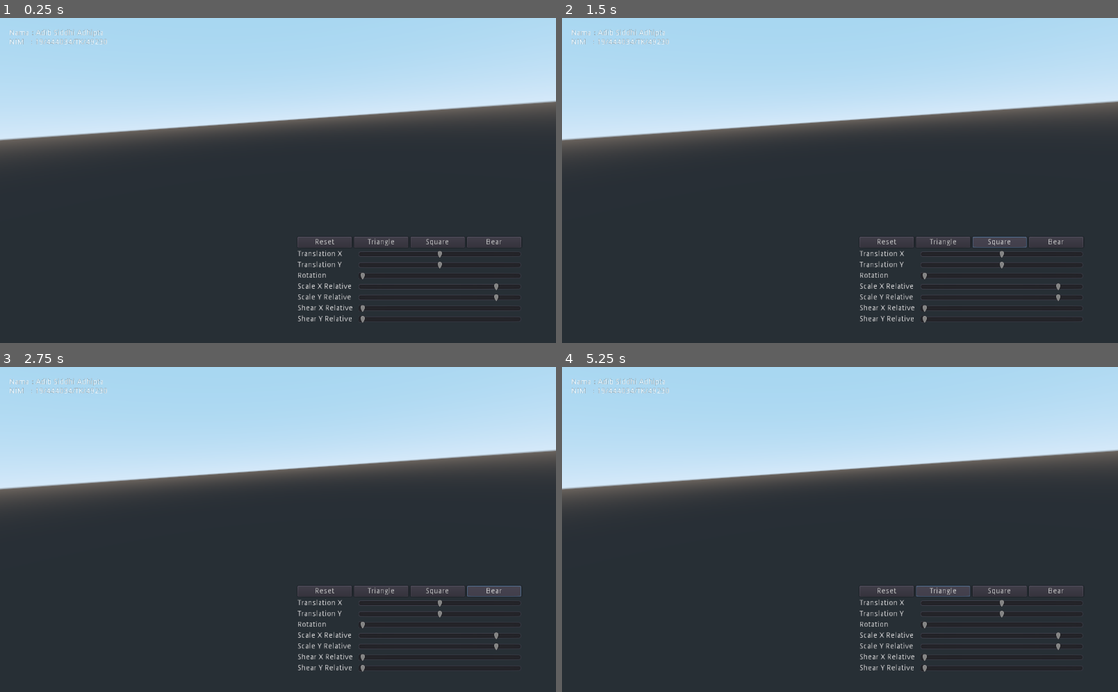
Above: before the commit, frames 1-4 (two rows, left to right).
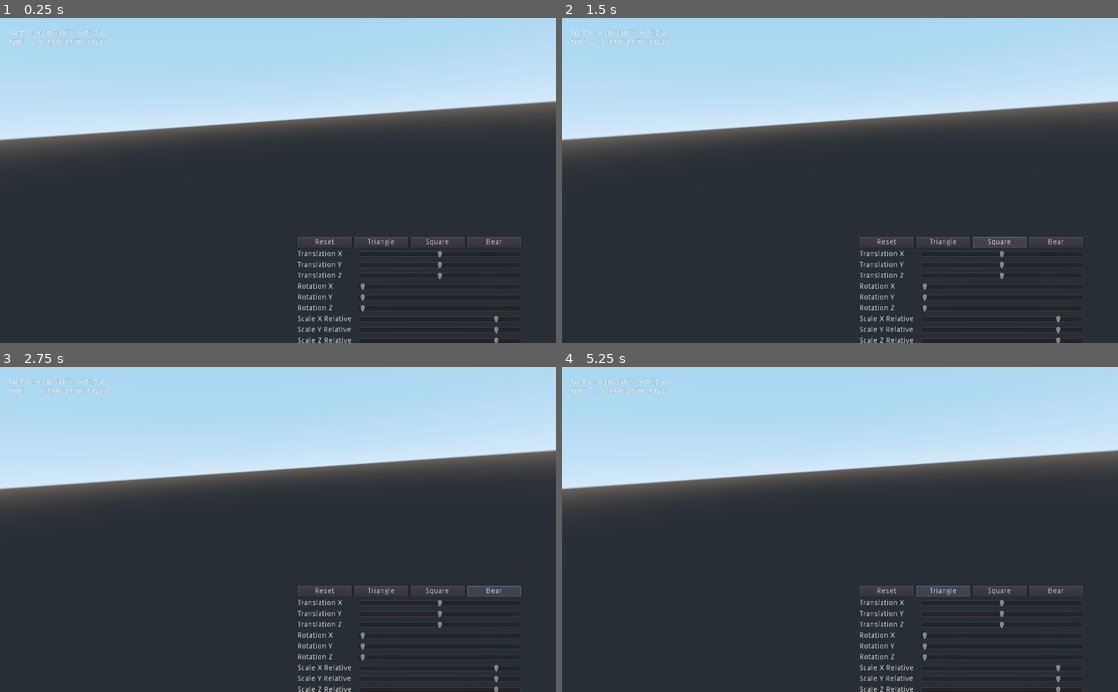
Above: after the commit, the same moments.

Repository: lan666as/ApesBersama
Game: Godot game, scene res://TVG3D.tscn
Same seed, same stepped clock (60 frames per second), same inputs: the game is played once before the commit and once after it.
Inputs:
- Up to frame 1 (0.25 s): no input
- Up to frame 2 (1.5 s): click "Triangle" at 0.5 s; click "Square" at 1.25 s
- Up to frame 3 (2.75 s): click "Bear" at 2 s
- Up to frame 4 (5.25 s): click "Triangle" at 2.75 s; click "Square" at 3.5 s; click "Bear" at 4.25 s; click "Triangle" at 5 s

The runs differ from the first frame. In frame 1, 0.7% of the frame differs, in the area x 53-90%, y 78-100%; in frame 2, 0.7%; in frame 3, 0.7%; in frame 4, 0.7%.
Error before the commit: Attempt to call function 'triangle' in base 'null instance' on a null instance. (res://Hud.gd:34)
Error after the commit: Invalid call. Nonexistent function 'triangle' in base 'Spatial (TVG3D.gd)'. (res://Hud.gd:51)

Commit message:
add transform functions

Diff:
--- a/Hud.gd
+++ b/Hud.gd
@@ -1,7 +1,7 @@
 extends Control
 
 export(NodePath) var DrawingPath
-onready var Drawing: Node2D = get_node(DrawingPath)
+onready var Drawing: Spatial = get_node(DrawingPath)
 
 func _ready():
 	pass
@@ -12,8 +12,19 @@
 func _on_TranslationSY_value_changed(value):
 	Drawing.change_translation_y(value)
 
-func _on_RotS_value_changed(value: float):
-	Drawing.rotate(value)
+func _on_TranslationSZ_value_changed(value):
+	pass # Replace with function body.
+
+func _on_RotSX_value_changed(value):
+	pass # Replace with function body.
+
+
+func _on_RotSY_value_changed(value):
+	pass # Replace with function body.
+
+
+func _on_RotSZ_value_changed(value):
+	pass # Replace with function body.
 
 func _on_ScaleSX_value_changed(value: float):
 	Drawing.change_scale_x(value)
@@ -21,11 +32,17 @@
 func _on_ScaleSY_value_changed(value: float):
 	Drawing.change_scale_y(value)
 
+func _on_ScaleSZ_value_changed(value):
+	pass # Replace with function body.
+
 func _on_ShearSX_value_changed(value):
 	Drawing.change_shear_x(value)
 
 func _on_ShearSY_value_changed(value):
 		Drawing.change_shear_y(value)
+
+func _on_ShearSZ_value_changed(value):
+	pass # Replace with function body.
 
 func _on_Reset_pressed():
 	get_tree().reload_current_scene()
--- a/Hud.tscn
+++ b/Hud.tscn
@@ -70,7 +70,7 @@
 [node name="GridContainer" type="GridContainer" parent="VBoxContainer"]
 margin_top = 24.0
 margin_right = 412.0
-margin_bottom = 160.0
+margin_bottom = 260.0
 custom_constants/vseparation = 4
 custom_constants/hseparation = 10
 columns = 2
@@ -104,32 +104,77 @@
 value = 50.0
 rounded = true
 
+[node name="Label8" type="Label" parent="VBoxContainer/GridContainer"]
+margin_top = 41.0
+margin_right = 102.0
+margin_bottom = 55.0
+text = "Translation Z"
+
+[node name="TranslationSZ" type="HSlider" parent="VBoxContainer/GridContainer"]
+margin_left = 112.0
+margin_top = 40.0
+margin_right = 412.0
+margin_bottom = 56.0
+rect_min_size = Vector2( 300, 0 )
+value = 50.0
+rounded = true
+
 [node name="Label2" type="Label" parent="VBoxContainer/GridContainer"]
-margin_top = 41.0
-margin_right = 102.0
-margin_bottom = 55.0
-text = "Rotation"
-
-[node name="RotS" type="HSlider" parent="VBoxContainer/GridContainer"]
-margin_left = 112.0
-margin_top = 40.0
-margin_right = 412.0
-margin_bottom = 56.0
+margin_top = 61.0
+margin_right = 102.0
+margin_bottom = 75.0
+text = "Rotation X"
+
+[node name="RotSX" type="HSlider" parent="VBoxContainer/GridContainer"]
+margin_left = 112.0
+margin_top = 60.0
+margin_right = 412.0
+margin_bottom = 76.0
 rect_min_size = Vector2( 300, 0 )
 max_value = 360.0
 rounded = true
 
+[node name="Label9" type="Label" parent="VBoxContainer/GridContainer"]
+margin_top = 81.0
+margin_right = 102.0
+margin_bottom = 95.0
+text = "Rotation Y"
+
+[node name="RotSY" type="HSlider" parent="VBoxContainer/GridContainer"]
+margin_left = 112.0
+margin_top = 80.0
+margin_right = 412.0
+margin_bottom = 96.0
+rect_min_size = Vector2( 300, 0 )
+max_value = 360.0
+rounded = true
+
+[node name="Label10" type="Label" parent="VBoxContainer/GridContainer"]
+margin_top = 101.0
+margin_right = 102.0
+margin_bottom = 115.0
+text = "Rotation Z"
+
+[node name="RotSZ" type="HSlider" parent="VBoxContainer/GridContainer"]
+margin_left = 112.0
+margin_top = 100.0
+margin_right = 412.0
+margin_bottom = 116.0
+rect_min_size = Vector2( 300, 0 )
+max_value = 360.0
+rounded = true
+
 [node name="Label3" type="Label" parent="VBoxContainer/GridContainer"]
-margin_top = 61.0
-margin_right = 102.0
-margin_bottom = 75.0
+margin_top = 121.0
+margin_right = 102.0
+margin_bottom = 135.0
 text = "Scale X Relative"
 
 [node name="ScaleSX" type="HSlider" parent="VBoxContainer/GridContainer"]
 margin_left = 112.0
-margin_top = 60.0
-margin_right = 412.0
-margin_bottom = 76.0
+margin_top = 120.0
+margin_right = 412.0
+margin_bottom = 136.0
 rect_min_size = Vector2( 300, 0 )
 min_value = 0.01
 max_value = 2.0
@@ -138,16 +183,16 @@
 exp_edit = true
 
 [node name="Label6" type="Label" parent="VBoxContainer/GridContainer"]
-margin_top = 81.0
-margin_right = 102.0
-margin_bottom = 95.0
+margin_top = 141.0
+margin_right = 102.0
+margin_bottom = 155.0
 text = "Scale Y Relative"
 
 [node name="ScaleSY" type="HSlider" parent="VBoxContainer/GridContainer"]
 margin_left = 112.0
-margin_top = 80.0
-margin_right = 412.0
-margin_bottom = 96.0
+margin_top = 140.0
+margin_right = 412.0
+margin_bottom = 156.0
 rect_min_size = Vector2( 300, 0 )
 min_value = 0.01
 max_value = 2.0
@@ -155,32 +200,65 @@
 value = 1.0
 exp_edit = true
 
+[node name="Label11" type="Label" parent="VBoxContainer/GridContainer"]
+margin_top = 161.0
+margin_right = 102.0
+margin_bottom = 175.0
+text = "Scale Z Relative"
+
+[node name="ScaleSZ" type="HSlider" parent="VBoxContainer/GridContainer"]
+margin_left = 112.0
+margin_top = 160.0
+margin_right = 412.0
+margin_bottom = 176.0
+rect_min_size = Vector2( 300, 0 )
+min_value = 0.01
+max_value = 2.0
+step = 0.01
+value = 1.0
+exp_edit = true
+
 [node name="Label4" type="Label" parent="VBoxContainer/GridContainer"]
-margin_top = 101.0
-margin_right = 102.0
-margin_bottom = 115.0
+margin_top = 181.0
+margin_right = 102.0
+margin_bottom = 195.0
 text = "Shear X Relative"
 
 [node name="ShearSX" type="HSlider" parent="VBoxContainer/GridContainer"]
 margin_left = 112.0
-margin_top = 100.0
-margin_right = 412.0
-margin_bottom = 116.0
+margin_top = 180.0
+margin_right = 412.0
+margin_bottom = 196.0
 rect_min_size = Vector2( 300, 0 )
 max_value = 3.0
 step = 0.1
 
 [node name="Label7" type="Label" parent="VBoxContainer/GridContainer"]
-margin_top = 121.0
-margin_right = 102.0
-margin_bottom = 135.0
+margin_top = 201.0
+margin_right = 102.0
+margin_bottom = 215.0
 text = "Shear Y Relative"
 
 [node name="ShearSY" type="HSlider" parent="VBoxContainer/GridContainer"]
 margin_left = 112.0
-margin_top = 120.0
-margin_right = 412.0
-margin_bottom = 136.0
+margin_top = 200.0
+margin_right = 412.0
+margin_bottom = 216.0
+rect_min_size = Vector2( 300, 0 )
+max_value = 3.0
+step = 0.1
+
+[node name="Label12" type="Label" parent="VBoxContainer/GridContainer"]
+margin_top = 221.0
+margin_right = 102.0
+margin_bottom = 235.0
+text = "Shear Z Relative"
+
+[node name="ShearSZ" type="HSlider" parent="VBoxContainer/GridContainer"]
+margin_left = 112.0
+margin_top = 220.0
+margin_right = 412.0
+margin_bottom = 236.0
 rect_min_size = Vector2( 300, 0 )
 max_value = 3.0
 step = 0.1
@@ -190,8 +268,13 @@
 [connection signal="pressed" from="VBoxContainer/HBoxContainer/Bear" to="." method="_on_Bear_pressed"]
 [connection signal="value_changed" from="VBoxContainer/GridContainer/TranslationSX" to="." method="_on_TranslationSX_value_changed"]
 [connection signal="value_changed" from="VBoxContainer/GridContainer/TranslationSY" to="." method="_on_TranslationSY_value_changed"]
-[connection signal="value_changed" from="VBoxContainer/GridContainer/RotS" to="." method="_on_RotS_value_changed"]
+[connection signal="value_changed" from="VBoxContainer/GridContainer/TranslationSZ" to="." method="_on_TranslationSZ_value_changed"]
+[connection signal="value_changed" from="VBoxContainer/GridContainer/RotSX" to="." method="_on_RotSX_value_changed"]
+[connection signal="value_changed" from="VBoxContainer/GridContainer/RotSY" to="." method="_on_RotSY_value_changed"]
+[connection signal="value_changed" from="VBoxContainer/GridContainer/RotSZ" to="." method="_on_RotSZ_value_changed"]
 [connection signal="value_changed" from="VBoxContainer/GridContainer/ScaleSX" to="." method="_on_ScaleSX_value_changed"]
 [connection signal="value_changed" from="VBoxContainer/GridContainer/ScaleSY" to="." method="_on_ScaleSY_value_changed"]
+[connection signal="value_changed" from="VBoxContainer/GridContainer/ScaleSZ" to="." method="_on_ScaleSZ_value_changed"]
 [connection signal="value_changed" from="VBoxContainer/GridContainer/ShearSX" to="." method="_on_ShearSX_value_changed"]
 [connection signal="value_changed" from="VBoxContainer/GridContainer/ShearSY" to="." method="_on_ShearSY_value_changed"]
+[connection signal="value_changed" from="VBoxContainer/GridContainer/ShearSZ" to="." method="_on_ShearSZ_value_changed"]
--- a/TVG3D.gd
+++ b/TVG3D.gd
@@ -13,6 +13,18 @@
 var trans_x: float = -5
 var trans_y: float = 10
 var trans_z: float = 5
+
+var rot_x: float
+var rot_y: float
+var rot_z: float
+
+var scale_x: float = 1
+var scale_y: float = 1
+var scale_z: float = 1
+
+var shear_x: float = 0
+var shear_y: float = 0
+var shear_z: float = 0
 
 # Called when the node enters the scene tree for the first time.
 func _ready():
@@ -30,6 +42,47 @@
 	transform()
 
 	# pass # Replace with function body.
+
+func change_translation_x(value: float):
+	# Range from -50 to 50
+	trans_x = (value - 50)
+	transform()
+
+func change_translation_y(value: float):
+	trans_y = (50 - value)
+	transform()
+
+func rotate_x(value: float):
+	rot_x = value
+	transform()
+
+func rotate_y(value: float):
+	rot_x = value
+	transform()
+
+func rotate_z(value: float):
+	rot_x = value
+	transform()
+
+func change_scale_x(value: float):
+	scale_x = value
+	transform()
+
+func change_scale_y(value: float):
+	scale_y = value
+	transform()
+
+func change_shear_x(value: float):
+	shear_x = value
+	transform()
+
+func change_shear_y(value: float):
+	shear_y = -value
+	transform()
+
+func change_shear_z(value: float):
+	shear_z = -value
+	transform()
 
 func update_mesh():
 
--- a/TVG3D.tscn
+++ b/TVG3D.tscn
@@ -7,6 +7,7 @@
 script = ExtResource( 2 )
 
 [node name="Hud" parent="." instance=ExtResource( 1 )]
+DrawingPath = NodePath("..")
 
 [node name="Camera" type="Camera" parent="."]
 transform = Transform( -0.25, -0.258819, 0.933013, -0.0669873, 0.965926, 0.25, -0.965926, 7.19671e-09, -0.258819, 4.08766, 0.746035, 0 )
